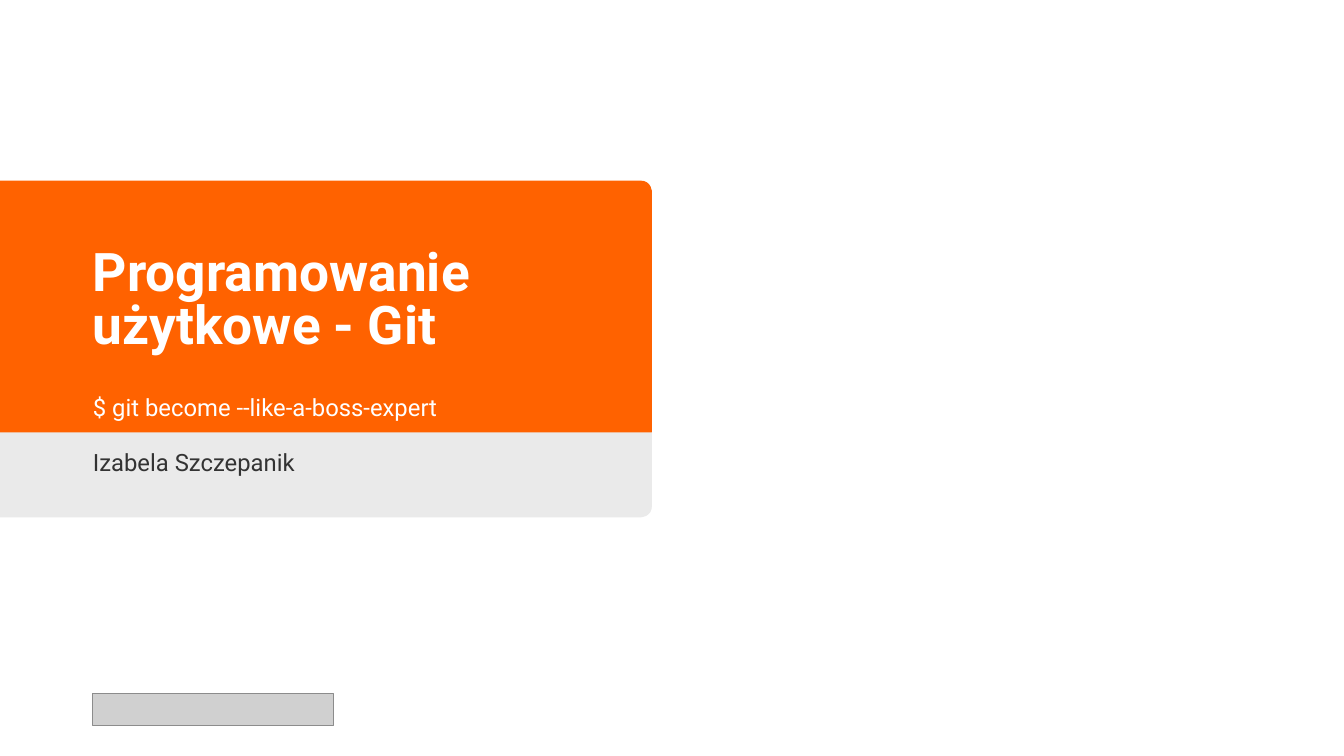
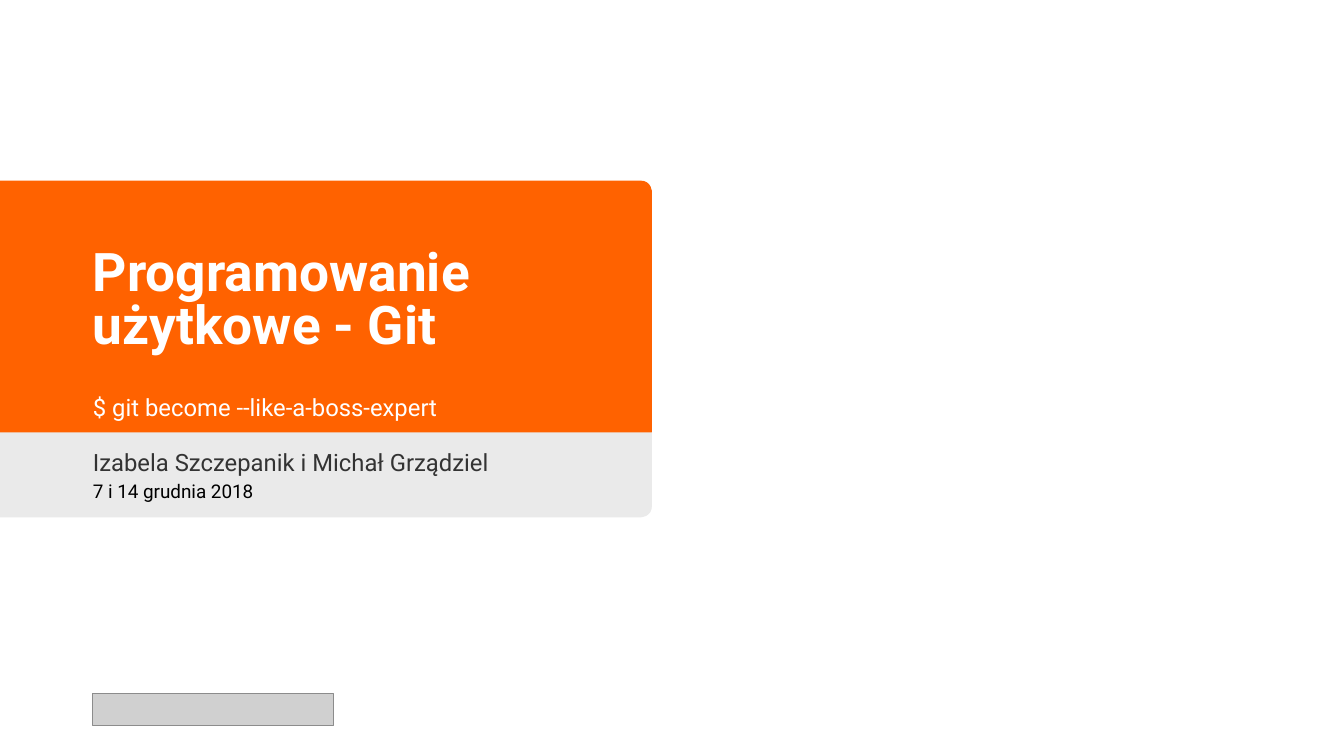
Before and after one commit to grazin/materialy, a slide deck: slide 1 of Programowanie użytkowe - Git.pptx. Drawn at 1344x756 pixels with LibreOffice and Linux fonts; fonts in the diff are those of the drawing; grey boxes stand for pictures; background and template pictures are left out. Boxes give left, top, right and bottom in pixels: in the first picture for what was removed or moved away, otherwise in the second. Text is boxed around its words. In the diff, an @@ line names an element or a change of style, - is before the commit and + after.

```diff
--- a/Programowanie użytkowe - Git.pptx
+++ b/Programowanie użytkowe - Git.pptx
@@ subtitle at [93,453,489,476]: text changed @@
-Izabela Szczepanik
+Izabela Szczepanik i Michał Grządziel
@@ text added at [93,483,253,502], 13.5 pt, text #000000 @@
+7 i 14 grudnia 2018
```
Also in this commit, not shown: 4 other files.
